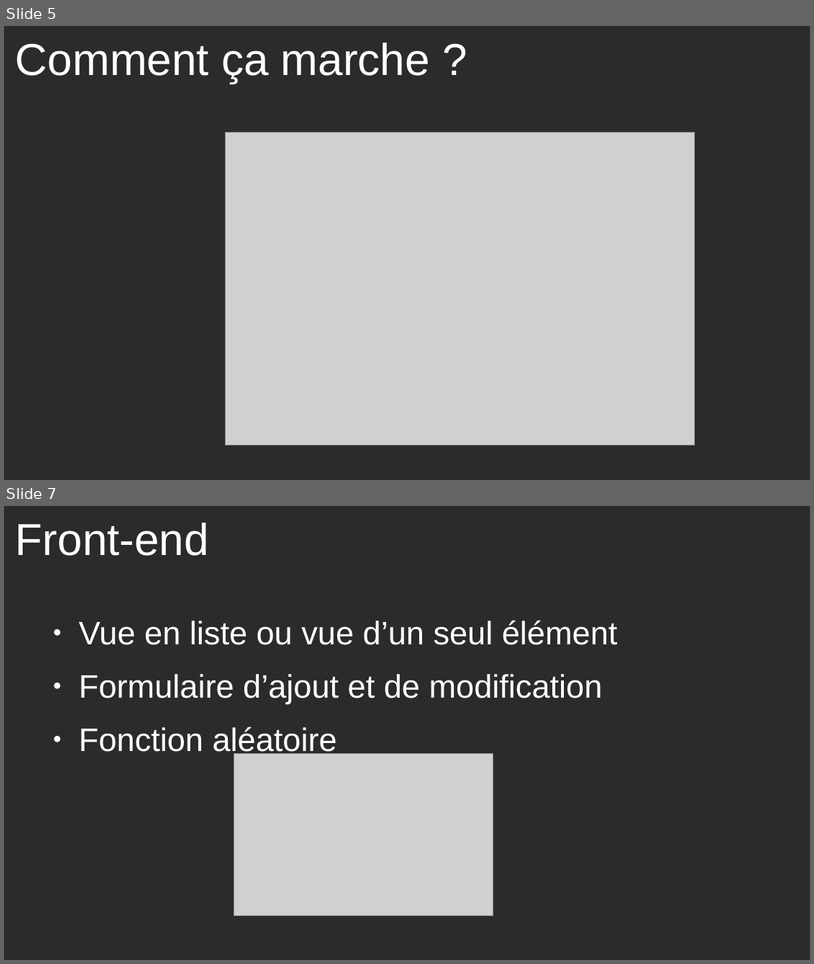
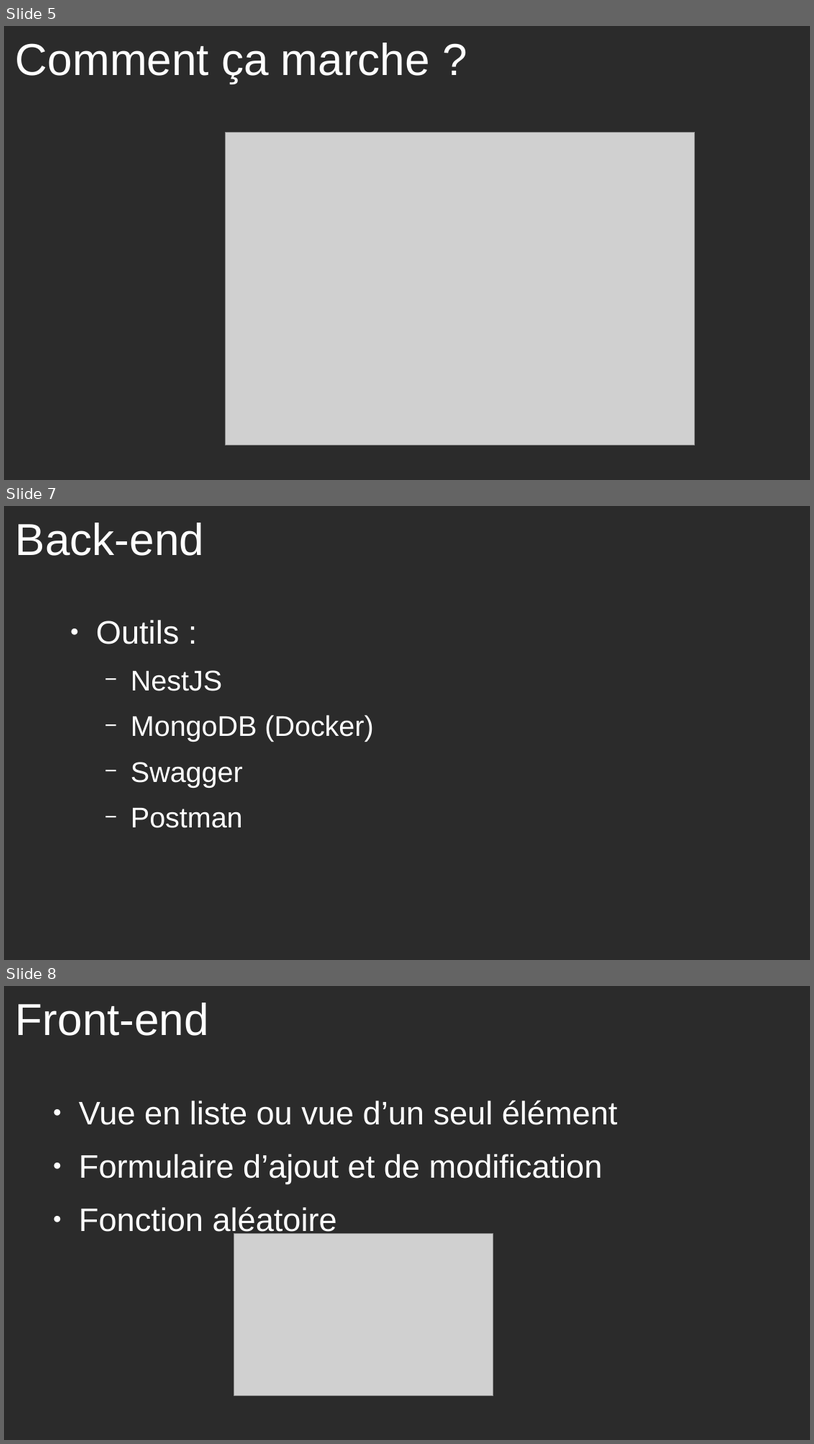
Before and after one commit to ChaLan13/hold-my-beer-front, a slide deck: documents/slides_beer.odp. Shown one above the other, each under a label of ours: slides 5 and 7 before the commit, slides 5, 7 and 8 after it; the slides between them are not shown. The pictures are 814x964 and 814x1444 pixels, drawn with LibreOffice and Linux fonts; fonts in the diff are those of the drawing; grey boxes stand for pictures; background and template pictures are left out; a plain dark background stands for a picture behind light text. Boxes give left, top, right and bottom in pixels: in the first picture for what was removed or moved away, otherwise in the second. Text is boxed around its words. In the diff, an @@ line names an element or a change of style, - is before the commit and + after.

```diff
--- a/documents/slides_beer.odp
+++ b/documents/slides_beer.odp
@@ slide 7 added at [4,506,810,960], background picture (left out) @@
@@ title added at [16,523,204,556], 44 pt, text #FFFFFF @@
+Back-end
@@ text added at [96,620,373,828], 28 pt, text #FFFFFF @@
+● Outils :
+  − NestJS
+  − MongoDB (Docker)
+  − Swagger
+  − Postman
@@ what was slide 7 is now slide 8 @@
```
Also in this commit, not shown: 3 slides changed, 1 other slide added, 2 other files.
